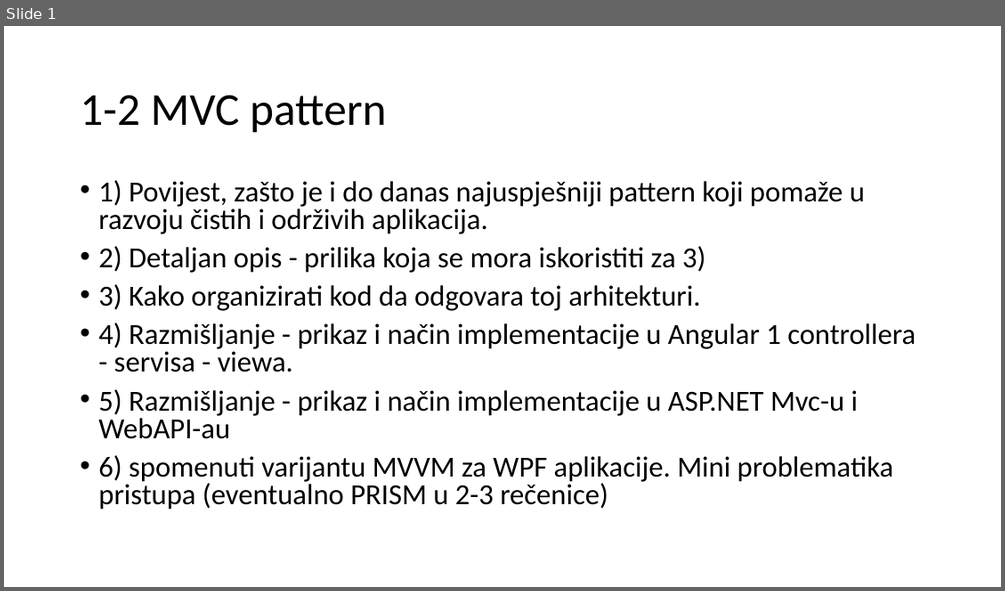
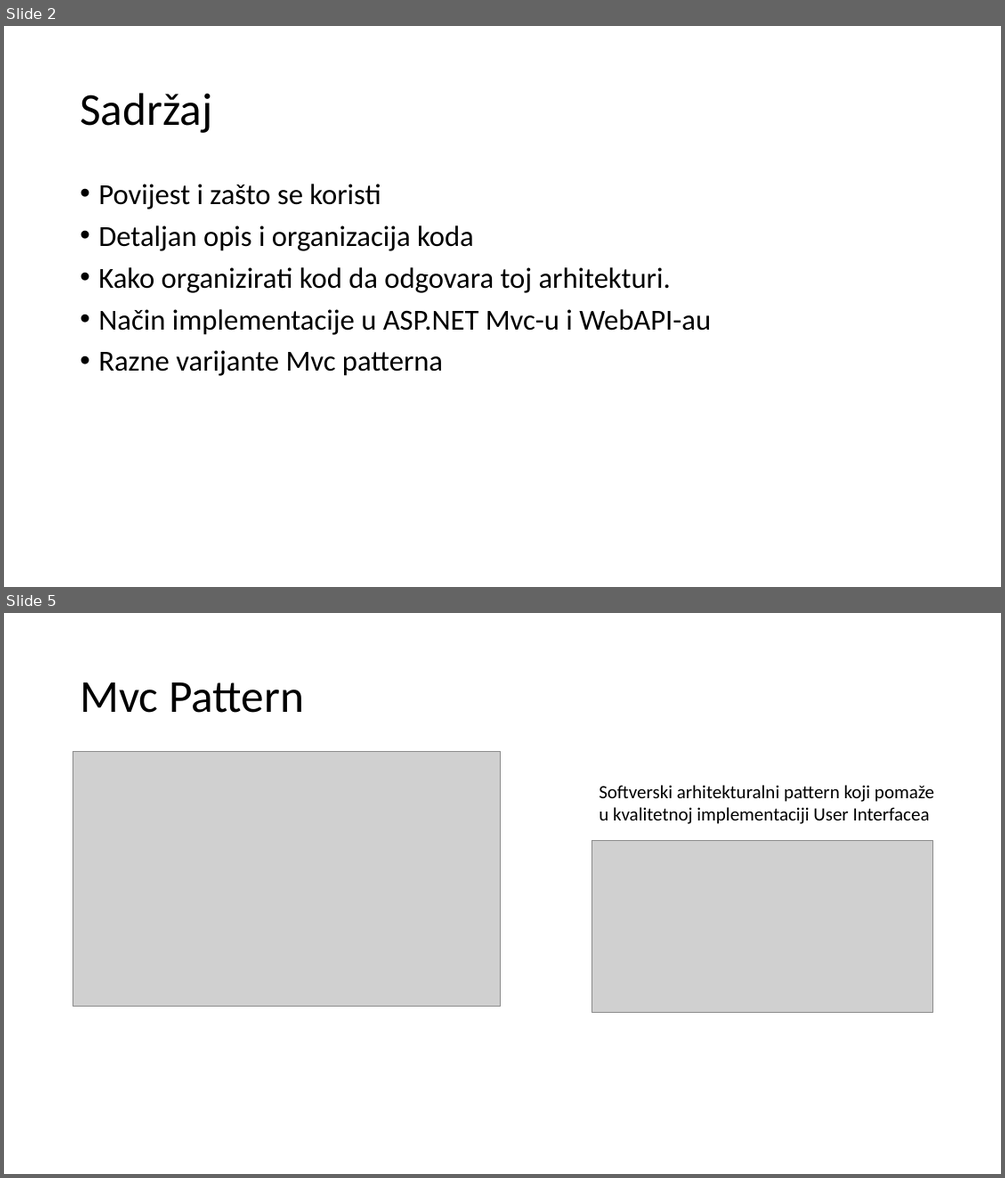
Before and after one commit to mmssniper/angular-workshop, a slide deck: prezentacije/1-2 Mvc pattern.pptx. Shown one above the other, each under a label of ours: slide 1 before the commit, slides 2 and 5 after it; the slides between them are not shown. The pictures are 1005x591 and 1005x1178 pixels, drawn with LibreOffice and Linux fonts; fonts in the diff are those of the drawing; grey boxes stand for pictures. Boxes give left, top, right and bottom in pixels: in the first picture for what was removed or moved away, otherwise in the second. Text is boxed around its words. In the diff, an @@ line names an element or a change of style, - is before the commit and + after.

```diff
--- a/prezentacije/1-2 Mvc pattern.pptx
+++ b/prezentacije/1-2 Mvc pattern.pptx
@@ slide 5 added at box(4, 613, 1001, 1174), background #FFFFFF @@
@@ title added at box(80, 682, 304, 713), 44 pt, text #000000 @@
+Mvc Pattern
@@ picture added at box(73, 751, 501, 1006) @@
@@ text added at box(599, 785, 934, 824), 18 pt, text #000000 @@
+Softverski arhitekturalni pattern koji pomaže
+u kvalitetnoj implementaciji User Interfacea
@@ picture added at box(591, 840, 933, 1012) @@
@@ what was slide 1 is now slide 2 @@
@@ slide 2 changed as well @@
@@ title at box(80, 93, 212, 133): text changed @@
-1-2 MVC pattern
+Sadržaj
@@ text at box(98, 184, 711, 376): text changed @@
-• 1) Povijest, zašto je i do danas najuspješniji pattern koji pomaže u razvoju čistih i održivih aplikacija.
-• 2) Detaljan opis - prilika koja se mora iskoristiti za 3)
-• 3) Kako organizirati kod da odgovara toj arhitekturi.
-• 4) Razmišljanje - prikaz i način implementacije u Angular 1 controllera - servisa - viewa.
-• 5) Razmišljanje - prikaz i način implementacije u ASP.NET Mvc-u i WebAPI-au
-• 6) spomenuti varijantu MVVM za WPF aplikacije. Mini problematika pristupa (eventualno PRISM u 2-3 rečenice)
+• Povijest i zašto se koristi
+• Detaljan opis i organizacija koda
+• Kako organizirati kod da odgovara toj arhitekturi.
+• Način implementacije u ASP.NET Mvc-u i WebAPI-au
+• Razne varijante Mvc patterna
```
Also in this commit, not shown: 4 other slides changed, 5 other slides added.
